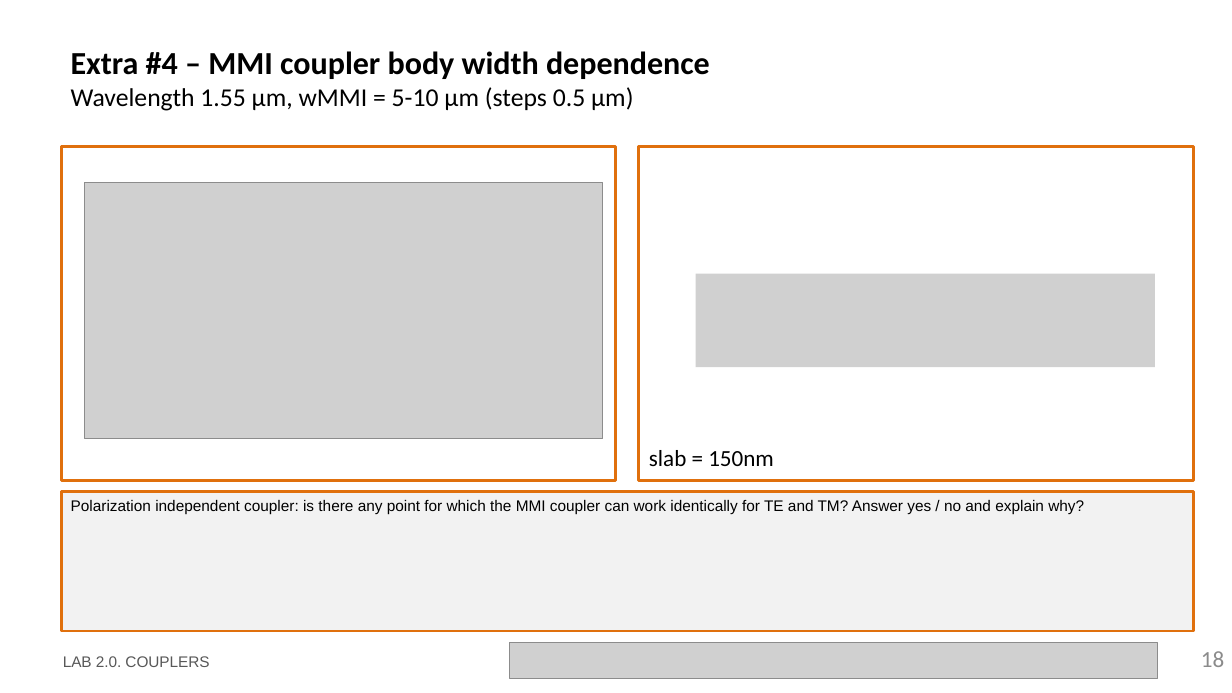
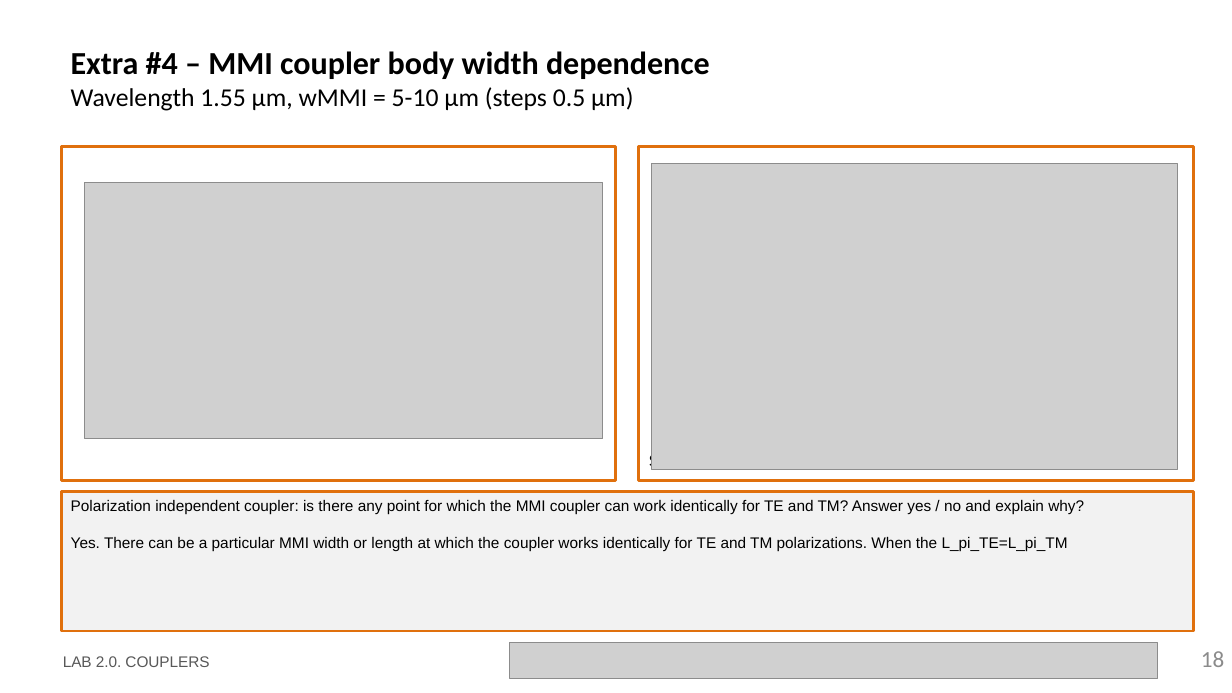
Before and after one commit to SergioC-upv/pic-upv-lab2, a slide deck: slide 18 of LabBook_20.pptx. Drawn at 1232x693 pixels with LibreOffice and Linux fonts; fonts in the diff are those of the drawing; grey boxes stand for pictures; background and template pictures are left out. Boxes give left, top, right and bottom in pixels: in the first picture for what was removed or moved away, otherwise in the second. Text is boxed around its words. In the diff, an @@ line names an element or a change of style, - is before the commit and + after.

```diff
--- a/LabBook_20.pptx
+++ b/LabBook_20.pptx
@@ picture added at [653, 163, 1177, 470] @@
@@ picture removed at [696, 274, 1155, 367] @@
@@ text in rectangle at [71, 537, 1068, 551]: paragraph added @@
+Yes. There can be a particular MMI width or length at which the coupler works identically for TE and TM polarizations. When the L_pi_TE=L_pi_TM
```
Also in this commit, not shown: 11 other slides changed.
